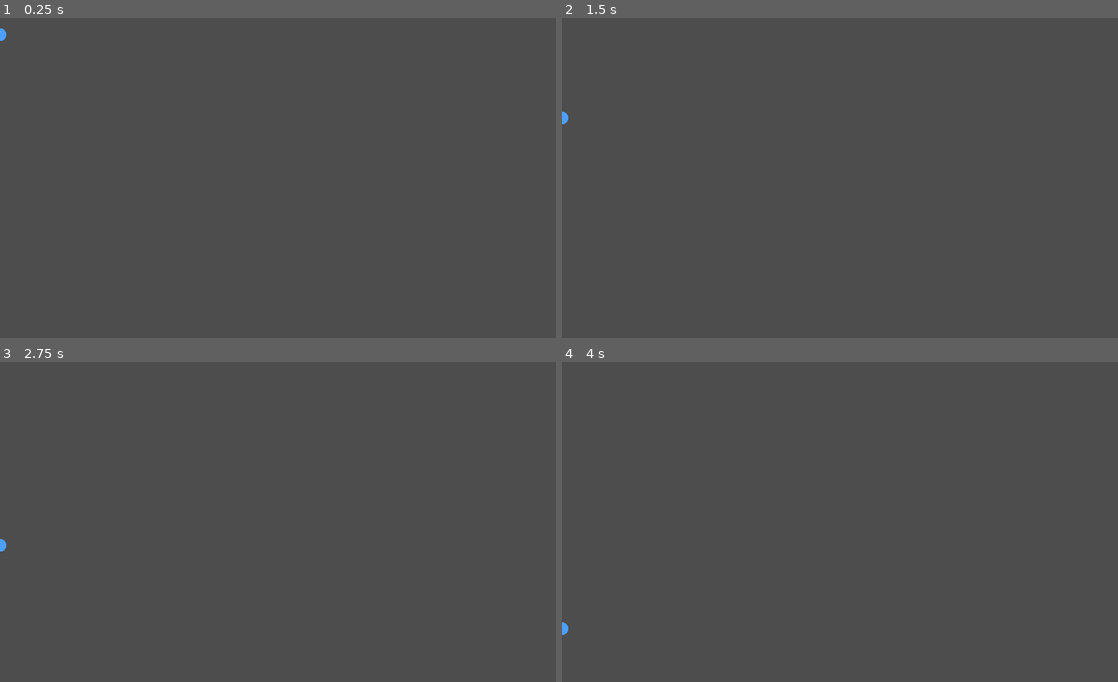
Above: before the commit, frames 1-4 (two rows, left to right).
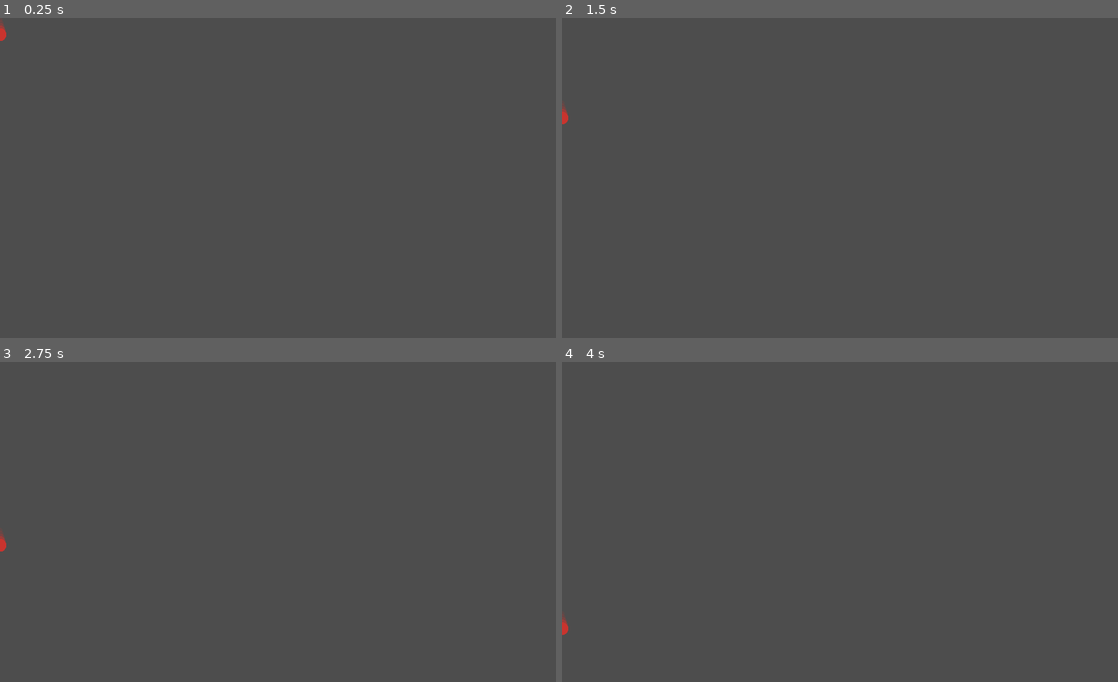
Above: after the commit, the same moments.

Repository: rbankhead/chaos-pong
Game: Godot game, scene res://scenes/obstacle.tscn
Same seed, same stepped clock (60 frames per second), same inputs: the game is played once before the commit and once after it. This scene is started directly instead of the project's main scene.
Inputs (mouse positions are in pixels of both pictures, inside the frame that each line leads up to):
- Up to frame 1 (0.25 s): no input
- Up to frame 2 (1.5 s): tap Enter at 0.5 s; move the mouse to (962, 162) at 0.52 s; hold W 0.53-1.25 s; hold Shift 0.53-1.25 s; click (962, 162) at 0.67 s; tap Space at 0.77 s; drag from (728, 194) to (812, 242) at 1.27 s
- Up to frame 3 (2.75 s): tap Space at 2 s; move the mouse to (333, 451) at 2.02 s; hold W from 2.03 s (still down); tap Ctrl at 2.1 s
- Up to frame 4 (4 s): release W at 2.75 s; drag from (812, 586) to (673, 474) at 2.77 s; move the mouse to (1006, 570) at 3.52 s; hold S from 3.53 s (still down); hold Shift from 3.53 s (still down); tap Space at 3.77 s

The runs differ from the first frame. In frame 1, less than 0.1% of the frame differs, in the area x 0-2%, y 0-8%; in frame 2, less than 0.1%; in frame 3, less than 0.1%; in frame 4, less than 0.1%.

Commit message:
Double the projectile fire rate (1/sec to 2/sec), make meteors red and distinct from both projectile colors, and give meteors a fading trail so they read as falling instead of static.
Co-Authored-By: Claude Sonnet 5 <noreply@anthropic.com>
Claude-Session: https://claude.ai/code/session_01PizAb2X1jqra4Un5GdMisC

Diff:
--- a/scripts/obstacle.gd
+++ b/scripts/obstacle.gd
@@ -3,6 +3,9 @@
 
 const RADIUS := 24.0
 const FALL_SPEED := 250.0
+const COLOR := Color("#c9342e")
+const TRAIL_COUNT := 4
+const TRAIL_SPACING := 14.0 # px between trail circles, opposite the fall direction
 
 var screen_size := Vector2(800, 600)
 
@@ -12,7 +15,12 @@
 
 
 func _draw() -> void:
-	draw_circle(Vector2.ZERO, RADIUS, Color("#4d9fff"))
+	for i in range(TRAIL_COUNT, 0, -1):
+		var t := float(i)
+		var trail_color := Color(COLOR.r, COLOR.g, COLOR.b, 0.5 / t)
+		var trail_radius := RADIUS * (1.0 - t * 0.15)
+		draw_circle(Vector2(0.0, -t * TRAIL_SPACING), trail_radius, trail_color)
+	draw_circle(Vector2.ZERO, RADIUS, COLOR)
 
 
 func _process(delta: float) -> void:
--- a/scripts/paddle.gd
+++ b/scripts/paddle.gd
@@ -7,7 +7,7 @@
 
 const AI_REACTION_INTERVAL := 0.2 # seconds between AI "looks" at the ball
 const AI_AIM_ERROR := 40.0 # pixels of aim noise applied each time it looks
-const SHOOT_COOLDOWN_TIME := 1.0 # max one shot per second
+const SHOOT_COOLDOWN_TIME := 0.5 # max two shots per second
 
 signal shoot_requested(paddle: Paddle, direction: float)
 
--- a/test/unit/test_obstacle.gd
+++ b/test/unit/test_obstacle.gd
@@ -2,6 +2,11 @@
 
 var ObstacleScene := preload("res://scenes/obstacle.tscn")
 var BallScene := preload("res://scenes/ball.tscn")
+
+
+func test_color_differs_from_both_projectile_colors() -> void:
+	assert_ne(Obstacle.COLOR, Color("#4d9fff")) # player 1's projectile
+	assert_ne(Obstacle.COLOR, Color("#ff6b5e")) # player 2's projectile
 
 
 func test_bounce_ball_reflects_velocity() -> void:
--- a/test/unit/test_paddle.gd
+++ b/test/unit/test_paddle.gd
@@ -3,7 +3,7 @@
 var PaddleScene := preload("res://scenes/paddle.tscn")
 
 
-func test_try_shoot_respects_one_second_cooldown() -> void:
+func test_try_shoot_respects_half_second_cooldown() -> void:
 	var paddle = PaddleScene.instantiate()
 	add_child_autofree(paddle)
 	paddle.can_shoot = true
@@ -15,7 +15,7 @@
 	paddle._try_shoot(true, 0.016)
 	assert_signal_emit_count(paddle, "shoot_requested", 1) # still on cooldown
 
-	paddle._try_shoot(true, 1.0) # cooldown elapses
+	paddle._try_shoot(true, 0.5) # cooldown elapses
 	assert_signal_emit_count(paddle, "shoot_requested", 2)
 
 
Not shown, changed: ARCHITECTURE.txt
